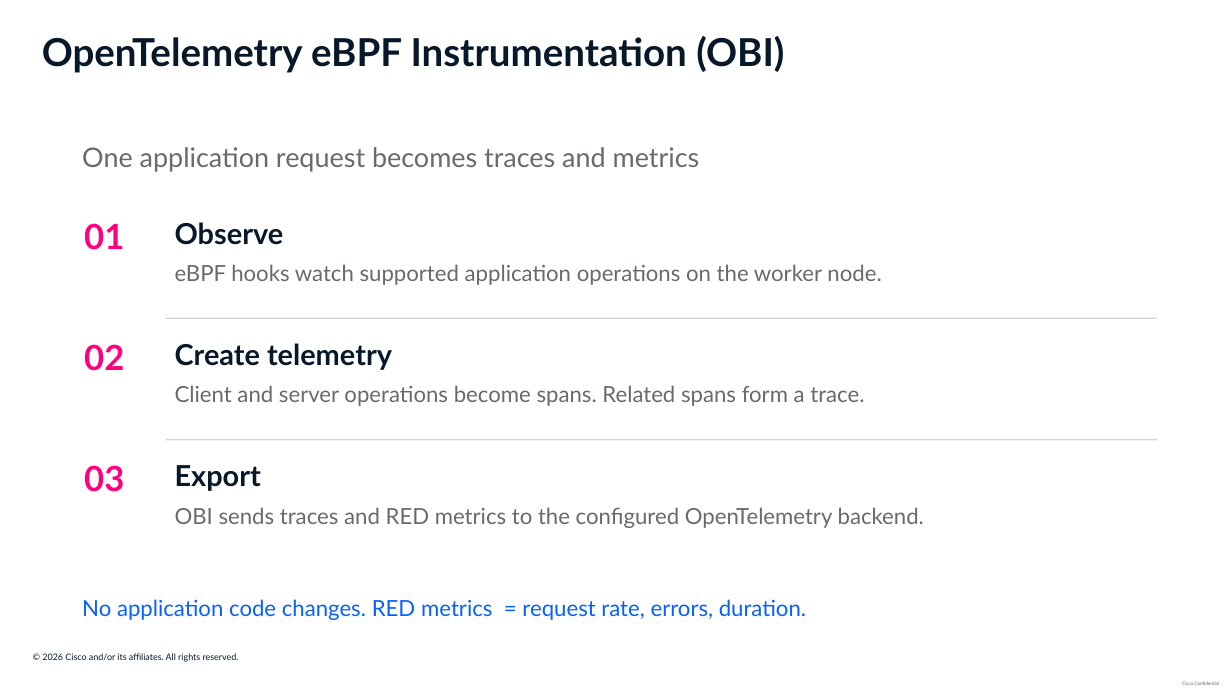
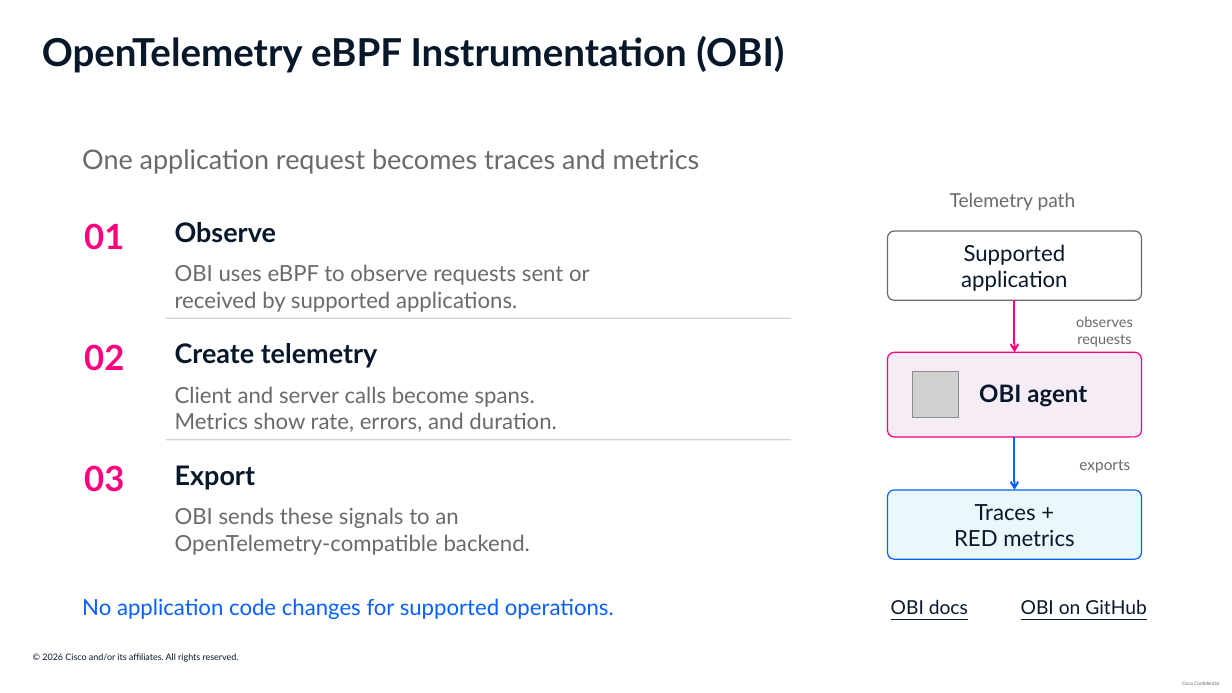
Before and after one commit to ajimenez1503/cilium-obi-demo, a slide deck: slide 3 of slides/cilium-obi-session-deck-latest.pptx. Drawn at 1232x693 pixels with LibreOffice and Linux fonts; fonts in the diff are those of the drawing; grey boxes stand for pictures; background and template pictures are left out. Boxes give left, top, right and bottom in pixels: in the first picture for what was removed or moved away, otherwise in the second. Text is boxed around its words. In the diff, an @@ line names an element or a change of style, - is before the commit and + after.

```diff
--- a/slides/cilium-obi-session-deck-latest.pptx
+++ b/slides/cilium-obi-session-deck-latest.pptx
@@ text added at bbox=[950, 193, 1076, 211], 15 pt, text #686B6B @@
+Telemetry path
@@ rounded rectangle added at bbox=[887, 231, 1141, 300], fill #FFFFFF, outline #686B6B 0.94 pt, 17.2 pt, text #07182A @@
+Supported
+application
@@ vertical alignment top to middle in 5 elements at bbox=[82, 149, 700, 174], bbox=[175, 507, 530, 555], bbox=[82, 598, 614, 619], bbox=[175, 386, 556, 432], bbox=[175, 264, 590, 312] @@
@@ text at bbox=[175, 264, 590, 312]: text changed @@
-eBPF hooks watch supported application operations on the worker node.
+OBI uses eBPF to observe requests sent or
+received by supported applications.
@@ rectangle: place and size @@
-rectangle at bbox=[165, 318, 1157, 320]
+rectangle at bbox=[165, 318, 791, 320]
@@ arrow added from (1015, 300) to (1015, 352), #FF007F 1.5 pt @@
@@ text added at bbox=[1076, 316, 1133, 347], 11.2 pt, text #686B6B @@
+observes requests
@@ rounded rectangle added at bbox=[887, 352, 1141, 437], fill #F6ECF5, outline #FF007F 0.94 pt @@
@@ text at bbox=[175, 386, 556, 432]: text changed @@
-Client and server operations become spans. Related spans form a trace.
+Client and server calls become spans.
+Metrics show rate, errors, and duration.
@@ picture added at bbox=[913, 372, 959, 418] @@
@@ text added at bbox=[979, 384, 1087, 407], 18.8 pt, text #07182A, bold @@
+OBI agent
@@ rectangle: place and size @@
-rectangle at bbox=[165, 439, 1157, 441]
+rectangle at bbox=[165, 439, 791, 441]
@@ arrow added from (1015, 437) to (1015, 490), #0860FE 1.5 pt @@
@@ size 22.5 to 21 pt; vertical alignment top to middle in 3 elements at bbox=[175, 222, 276, 243], bbox=[175, 343, 377, 368], bbox=[175, 465, 255, 490] @@
@@ text added at bbox=[1079, 459, 1130, 473], 12 pt, text #686B6B @@
+exports
@@ text at bbox=[175, 507, 530, 555]: text changed @@
-OBI sends traces and RED metrics to the configured OpenTelemetry backend.
+OBI sends these signals to an
+OpenTelemetry-compatible backend.
@@ rounded rectangle added at bbox=[887, 490, 1141, 559], fill #EAF8FC, outline #0860FE 0.94 pt, 17.2 pt, text #07182A @@
+Traces +
+RED metrics
@@ text at bbox=[82, 598, 614, 619]: text changed @@
-No application code changes. RED metrics = request rate, errors, duration.
+No application code changes for supported operations.
@@ text added at bbox=[891, 599, 968, 614], 15 pt, text #07182D, underline @@
+OBI docs
@@ text added at bbox=[1021, 599, 1146, 614], 15 pt, text #07182D, underline @@
+OBI on GitHub
```
Also in this commit, not shown: 11 other slides changed, 9 other files.
